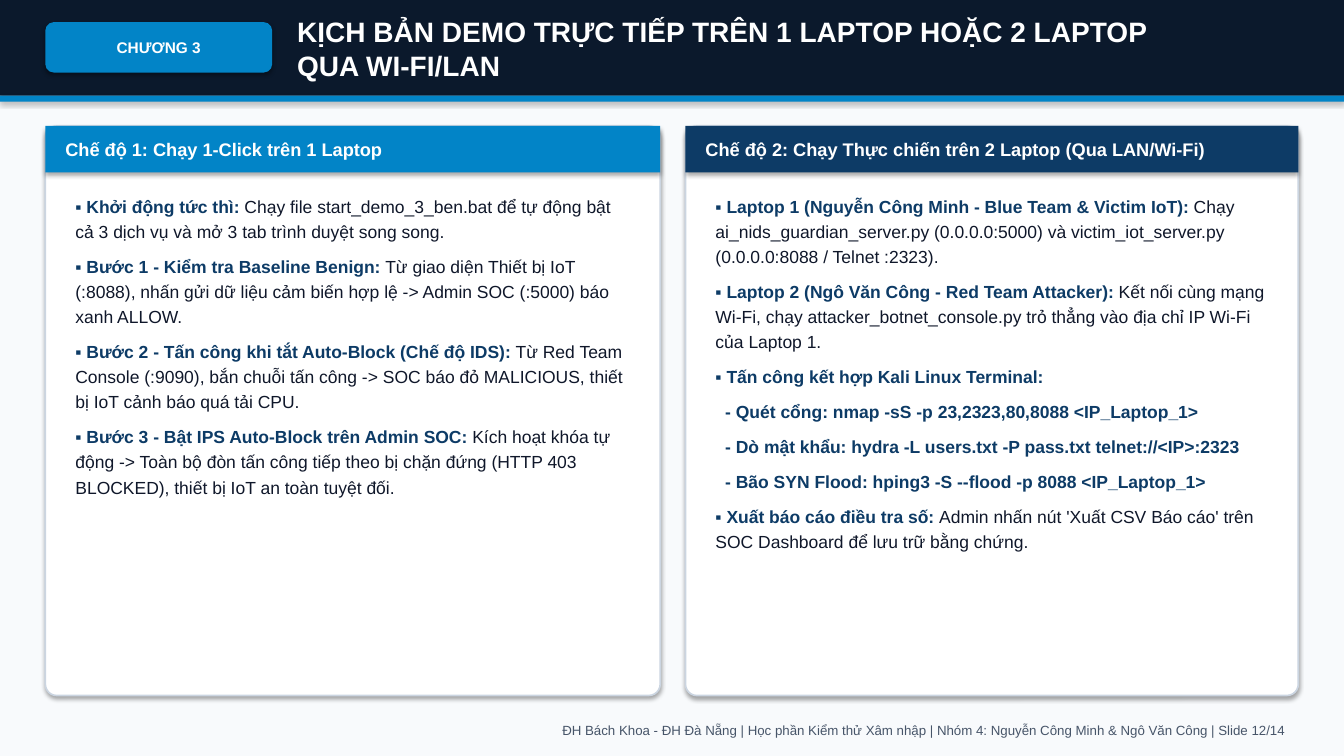
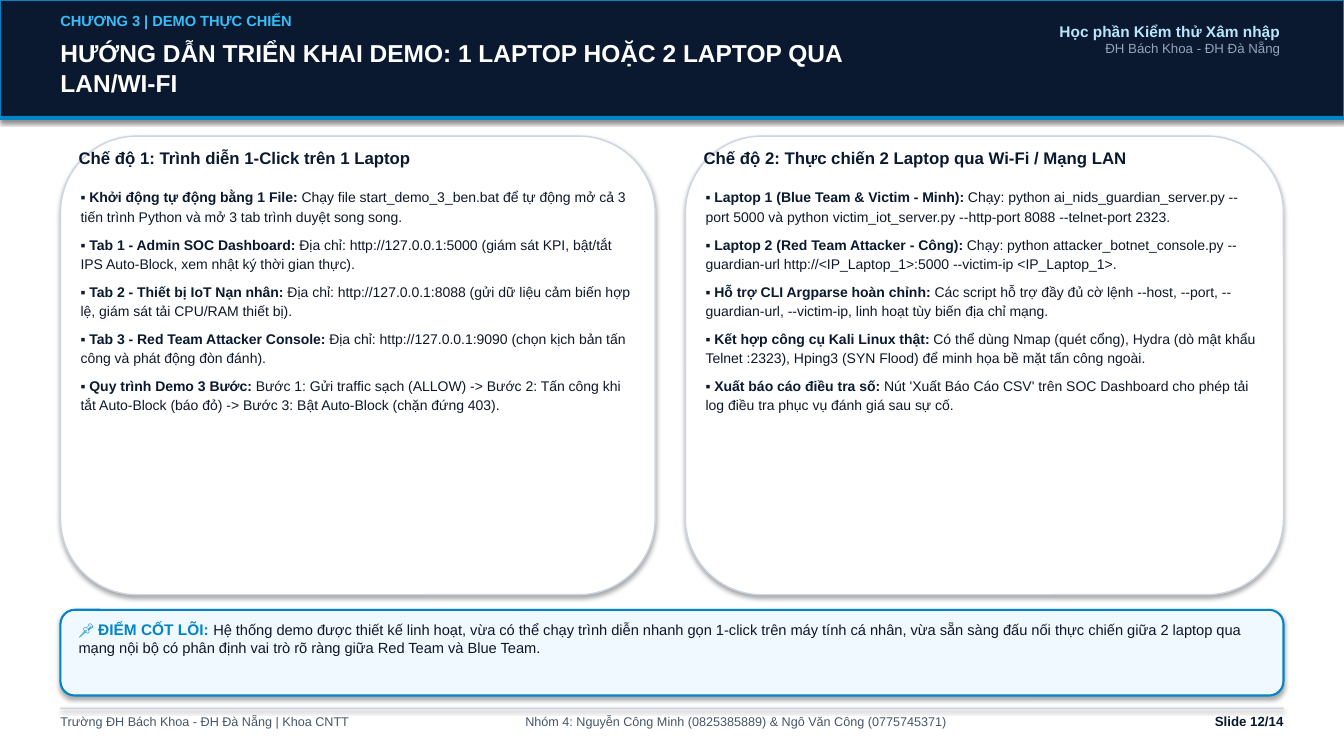
Before and after one commit to vcongggggg/iot-botnet-detection-ml, a slide deck: slide 12 of Slide_Thuyet_Trinh_IoT_Botnet_ML_Nhom4.pptx. Drawn at 1344x756 pixels with LibreOffice and Linux fonts; fonts in the diff are those of the drawing. Boxes give left, top, right and bottom in pixels: in the first picture for what was removed or moved away, otherwise in the second. Text is boxed around its words. In the diff, an @@ line names an element or a change of style, - is before the commit and + after.

Commit message:
refactor(delivery): complete overhaul of IoT NIDS pipeline, real ROC/AUC, 16 300-DPI figures, Word report, and 16:9 slides

```diff
--- a/Slide_Thuyet_Trinh_IoT_Botnet_ML_Nhom4.pptx
+++ b/Slide_Thuyet_Trinh_IoT_Botnet_ML_Nhom4.pptx
@@ background #F8FAFC to #FFFFFF @@
@@ rectangle: place and size @@
-rectangle at <box>0,0,1344,96</box>
+rectangle at <box>0,0,1344,119</box>
@@ rectangle at <box>0,0,1344,119</box>: fill #0B192C to #0A192F; outline none to #0284C7 1.5 pt @@
@@ text "CHƯƠNG 3 | DEMO THỰC ..." at <box>60,14,291,29</box>: vertical alignment middle to top; fill #0284C7 to none; shadow off @@
@@ text at <box>60,14,291,29</box>: text changed; size 11 to 10.5 pt; text colour #FFFFFF to #38BDF8 @@
-CHƯƠNG 3
+CHƯƠNG 3 | DEMO THỰC CHIẾN
@@ text "CHƯƠNG 3 | DEMO THỰC ...": place and size @@
-text "CHƯƠNG 3 | DEMO THỰC ..." at <box>45,22,272,73</box>
+text "CHƯƠNG 3 | DEMO THỰC ..." at <box>60,14,291,29</box>
@@ text at <box>1059,25,1280,56</box>: text changed; size 9.5 to 11 pt; text colour #475569 to #BAE6FD; bold on @@
-ĐH Bách Khoa - ĐH Đà Nẵng | Học phần Kiểm thử Xâm nhập | Nhóm 4: Nguyễn Công Minh & Ngô Văn Công | Slide 12/14
+Học phần Kiểm thử Xâm nhập
+ĐH Bách Khoa - ĐH Đà Nẵng
@@ text at <box>60,43,842,93</box>: text changed; size 20 to 17.5 pt @@
-KỊCH BẢN DEMO TRỰC TIẾP TRÊN 1 LAPTOP HOẶC 2 LAPTOP QUA WI-FI/LAN
+HƯỚNG DẪN TRIỂN KHAI DEMO: 1 LAPTOP HOẶC 2 LAPTOP QUA LAN/WI-FI
@@ text "HƯỚNG DẪN TRIỂN KHAI DEMO: ..." at <box>60,43,842,93</box>: vertical alignment middle to top @@
@@ rectangle: place and size @@
-rectangle at <box>0,96,1344,102</box>
+rectangle at <box>0,116,1344,120</box>
@@ rounded rectangle at <box>60,136,655,595</box>: outline #CBD5E1 1.2 pt to #CBD5E1 1 pt; proportions changed @@
@@ rounded rectangle: place and size @@
-rounded rectangle at <box>45,126,660,696</box>
+rounded rectangle at <box>60,136,655,595</box>
@@ text "Chế độ 1: Trình diễn ...": place and size @@
-text "Chế độ 1: Trình diễn ..." at <box>45,126,660,172</box>
+text "Chế độ 1: Trình diễn ..." at <box>79,151,410,168</box>
@@ text "Chế độ 1: Trình diễn ..." at <box>79,151,410,168</box>: vertical alignment middle to top; fill #0284C7 to none; shadow off @@
@@ rounded rectangle: place and size @@
-rounded rectangle at <box>686,126,1299,696</box>
+rounded rectangle at <box>686,136,1284,595</box>
@@ rounded rectangle at <box>686,136,1284,595</box>: outline #CBD5E1 1.2 pt to #CBD5E1 1 pt; proportions changed @@
@@ text "Chế độ 2: Thực chiến ...": place and size @@
-text "Chế độ 2: Thực chiến ..." at <box>686,126,1299,172</box>
+text "Chế độ 2: Thực chiến ..." at <box>704,151,1126,168</box>
@@ text "Chế độ 2: Thực chiến ..." at <box>704,151,1126,168</box>: vertical alignment middle to top; fill #0D3B66 to none; shadow off @@
@@ text at <box>79,151,410,168</box>: text changed; size 13 to 12 pt; text colour #FFFFFF to #0A192F @@
-Chế độ 1: Chạy 1-Click trên 1 Laptop
+Chế độ 1: Trình diễn 1-Click trên 1 Laptop
@@ text at <box>704,151,1126,168</box>: text changed; size 13 to 12 pt; text colour #FFFFFF to #0A192F @@
-Chế độ 2: Chạy Thực chiến trên 2 Laptop (Qua LAN/Wi-Fi)
+Chế độ 2: Thực chiến 2 Laptop qua Wi-Fi / Mạng LAN
@@ text at <box>81,191,630,413</box>: text changed; size 12.5 to 10 pt @@
-▪ Khởi động tức thì: Chạy file start_demo_3_ben.bat để tự động bật cả 3 dịch vụ và mở 3 tab trình duyệt song song.
-▪ Bước 1 - Kiểm tra Baseline Benign: Từ giao diện Thiết bị IoT (:8088), nhấn gửi dữ liệu cảm biến hợp lệ -> Admin SOC (:5000) báo xanh ALLOW.
-▪ Bước 2 - Tấn công khi tắt Auto-Block (Chế độ IDS): Từ Red Team Console (:9090), bắn chuỗi tấn công -> SOC báo đỏ MALICIOUS, thiết bị IoT cảnh báo quá tải CPU.
-▪ Bước 3 - Bật IPS Auto-Block trên Admin SOC: Kích hoạt khóa tự động -> Toàn bộ đòn tấn công tiếp theo bị chặn đứng (HTTP 403 BLOCKED), thiết bị IoT an toàn tuyệt đối.
+▪ Khởi động tự động bằng 1 File: Chạy file start_demo_3_ben.bat để tự động mở cả 3 tiến trình Python và mở 3 tab trình duyệt song song.
+▪ Tab 1 - Admin SOC Dashboard: Địa chỉ: http://127.0.0.1:5000 (giám sát KPI, bật/tắt IPS Auto-Block, xem nhật ký thời gian thực).
+▪ Tab 2 - Thiết bị IoT Nạn nhân: Địa chỉ: http://127.0.0.1:8088 (gửi dữ liệu cảm biến hợp lệ, giám sát tải CPU/RAM thiết bị).
+▪ Tab 3 - Red Team Attacker Console: Địa chỉ: http://127.0.0.1:9090 (chọn kịch bản tấn công và phát động đòn đánh).
+▪ Quy trình Demo 3 Bước: Bước 1: Gửi traffic sạch (ALLOW) -> Bước 2: Tấn công khi tắt Auto-Block (báo đỏ) -> Bước 3: Bật Auto-Block (chặn đứng 403).
@@ text at <box>706,192,1255,413</box>: text changed; size 12.5 to 10 pt @@
-▪ Laptop 1 (Nguyễn Công Minh - Blue Team & Victim IoT): Chạy ai_nids_guardian_server.py (0.0.0.0:5000) và victim_iot_server.py (0.0.0.0:8088 / Telnet :2323).
-▪ Laptop 2 (Ngô Văn Công - Red Team Attacker): Kết nối cùng mạng Wi-Fi, chạy attacker_botnet_console.py trỏ thẳng vào địa chỉ IP Wi-Fi của Laptop 1.
-▪ Tấn công kết hợp Kali Linux Terminal:
-- Quét cổng: nmap -sS -p 23,2323,80,8088 <IP_Laptop_1>
-- Dò mật khẩu: hydra -L users.txt -P pass.txt telnet://<IP>:2323
-- Bão SYN Flood: hping3 -S --flood -p 8088 <IP_Laptop_1>
-▪ Xuất báo cáo điều tra số: Admin nhấn nút 'Xuất CSV Báo cáo' trên SOC Dashboard để lưu trữ bằng chứng.
+▪ Laptop 1 (Blue Team & Victim - Minh): Chạy: python ai_nids_guardian_server.py --port 5000 và python victim_iot_server.py --http-port 8088 --telnet-port 2323.
+▪ Laptop 2 (Red Team Attacker - Công): Chạy: python attacker_botnet_console.py --guardian-url http://<IP_Laptop_1>:5000 --victim-ip <IP_Laptop_1>.
+▪ Hỗ trợ CLI Argparse hoàn chỉnh: Các script hỗ trợ đầy đủ cờ lệnh --host, --port, --guardian-url, --victim-ip, linh hoạt tùy biến địa chỉ mạng.
+▪ Kết hợp công cụ Kali Linux thật: Có thể dùng Nmap (quét cổng), Hydra (dò mật khẩu Telnet :2323), Hping3 (SYN Flood) để minh họa bề mặt tấn công ngoài.
+▪ Xuất báo cáo điều tra số: Nút 'Xuất Báo Cáo CSV' trên SOC Dashboard cho phép tải log điều tra phục vụ đánh giá sau sự cố.
@@ rounded rectangle added at <box>60,610,1284,696</box>, fill #F0F9FF, outline #0284C7 1.5 pt @@
@@ text added at <box>79,622,1240,656</box>, 10.5 pt, text #0F172A @@
+📌 ĐIỂM CỐT LÕI: Hệ thống demo được thiết kế linh hoạt, vừa có thể chạy trình diễn nhanh gọn 1-click trên máy tính cá nhân, vừa sẵn sàng đấu nối thực chiến giữa 2 laptop qua mạng nội bộ có phân định vai trò rõ ràng giữa Red Team và Blue Team.
@@ rectangle added at <box>60,708,1284,709</box>, fill #CBD5E1 @@
@@ text added at <box>60,716,349,729</box>, 9 pt, text #475569 @@
+Trường ĐH Bách Khoa - ĐH Đà Nẵng | Khoa CNTT
@@ text added at <box>525,716,946,729</box>, 9 pt, text #475569 @@
+Nhóm 4: Nguyễn Công Minh (0825385889) & Ngô Văn Công (0775745371)
@@ text added at <box>1215,716,1283,727</box>, 9.5 pt, text #0A192F, bold @@
+Slide 12/14
```
Also in this commit, not shown: 8 other slides changed, 5 slides added, 5 slides removed, 28 other files.
